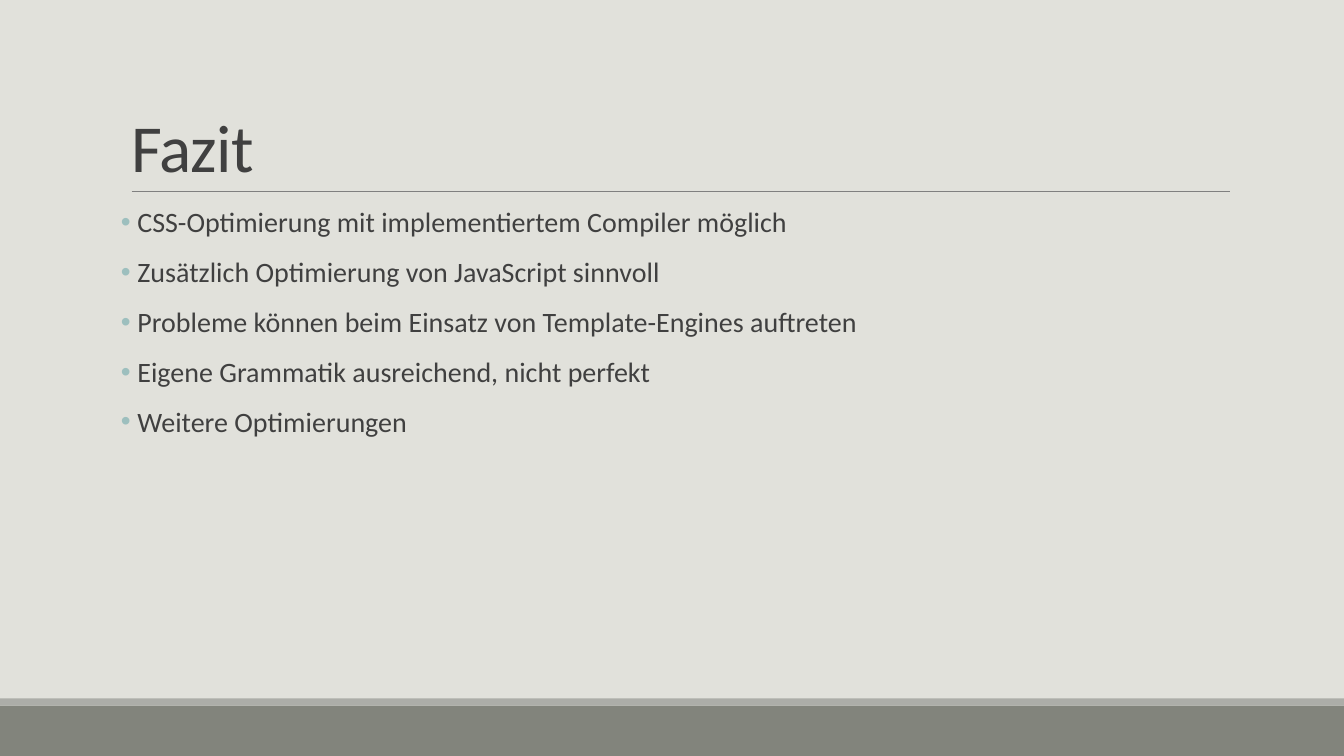
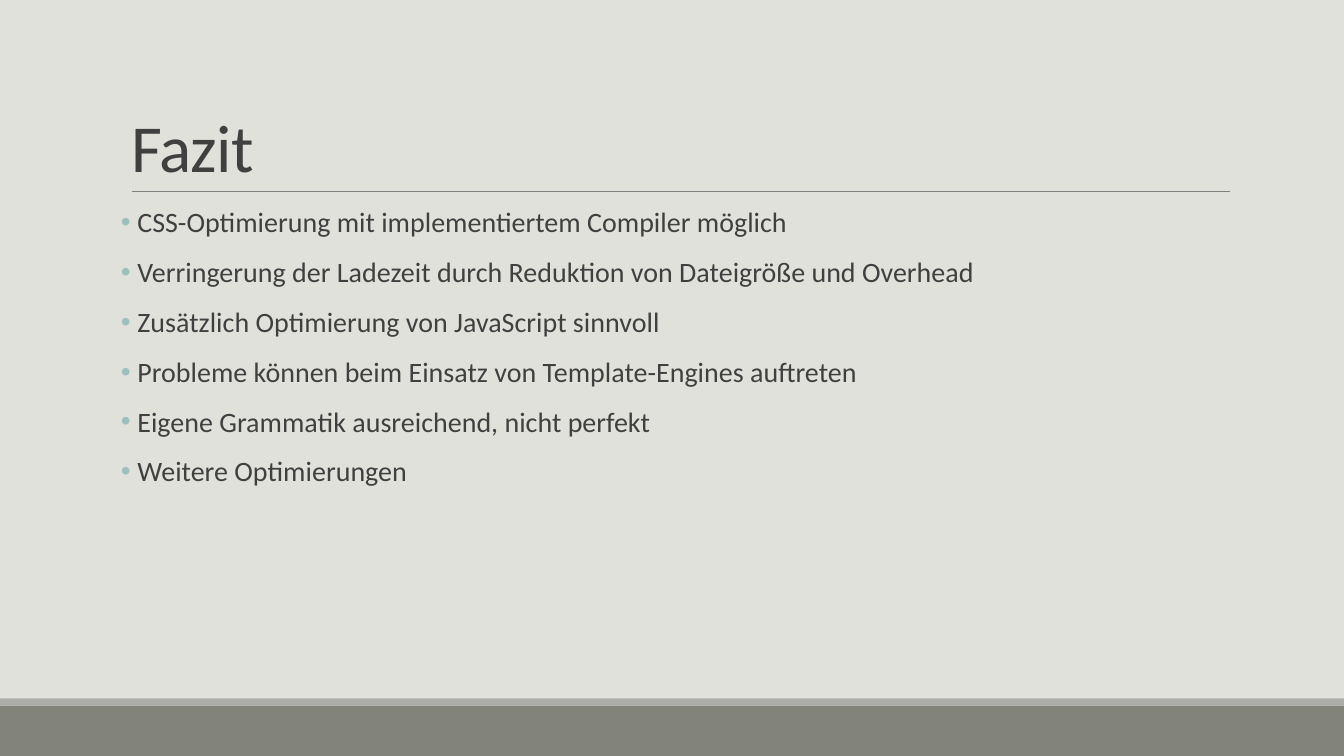
Before and after one commit to olierxleben/compilerconstruction, a slide deck: slide 13 of hausarbeit/praes/Implementierung eines Source-To-Source Compilers zur Optimierung von CSS-Dateien.pptx. Drawn at 1344x756 pixels with LibreOffice and Linux fonts; fonts in the diff are those of the drawing. Boxes give left, top, right and bottom in pixels: in the first picture for what was removed or moved away, otherwise in the second. Text is boxed around its words. In the diff, an @@ line names an element or a change of style, - is before the commit and + after.

Commit message:
some sheets updated

```diff
--- a/hausarbeit/praes/Implementierung eines Source-To-Source Compilers zur Optimierung von CSS-Dateien.pptx
+++ b/hausarbeit/praes/Implementierung eines Source-To-Source Compilers zur Optimierung von CSS-Dateien.pptx
@@ text at [137,262,973,287]: paragraph added @@
+• Verringerung der Ladezeit durch Reduktion von Dateigröße und Overhead
```
